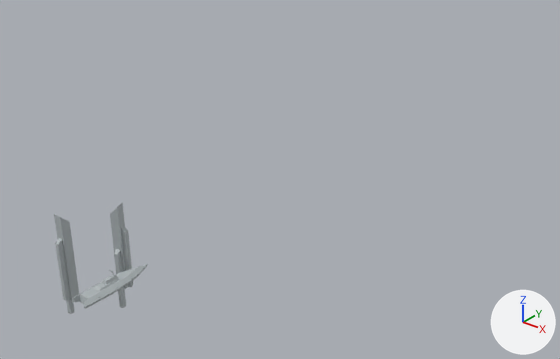
The Blender file Game/LevelBase.blend as it was, and as the next commit left it.
The view is the same before and after, from a camera (50 mm lens) standing at (634.0, -471.0, 512.0) and looking at (-2.0, 325.0, 18.0). The axes (+X, +Y, +Z) are drawn at lower right. The lights are the same throughout.

Names of what the first picture shows: 'DummyTarget', 'DummyTarget.001', 'HeroShipMain'.
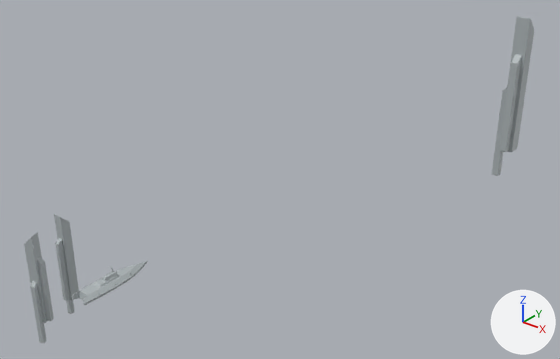
Where the change shows, as pixel boxes (x1, y1, x2, y2) in the pictures (560 x 359 px):
```json
{"object": "DummyTarget.002", "change": "added", "after": [492, 17, 534, 176]}
{"object": "DummyTarget.001", "change": "moved", "before": [110, 203, 133, 308], "after": [24, 232, 54, 343]}
{"object": "HeroShipMain", "change": "moved", "before": [72, 264, 148, 309], "after": [71, 261, 147, 305]}
```

Edits to the scene script, one JSON object a line:
```json
{"op": "set", "path": "ob_dummytarget_001.location", "old": "(-47.0, 70.0, 5.0)", "new": "(-67.0, -40.0, 5.0)"}
{"op": "set", "path": "ob_heroshipmain.location", "old": "(0.0, 0.0, 0.0)", "new": "(0.0, 0.0, 5.0)"}
{"op": "add", "block": "ob_dummytarget_002", "code": ["ob_dummytarget_002 = bpy.data.objects.new('DummyTarget.002', me_cube)", "ob_dummytarget_002.location = (154.0, 767.0, 70.0)", "ob_dummytarget_002.scale = (2.0, 2.0, 2.0)", "_m = ob_dummytarget_002.modifiers.new('Bevel', 'BEVEL')", "_m.width = 0.5", "_m.width_pct = 0.5", "_m.segments = 2", "_m.limit_method = 'NONE'", "_m.profile = 1.0", "_m.spread = 0.0"]}
```
